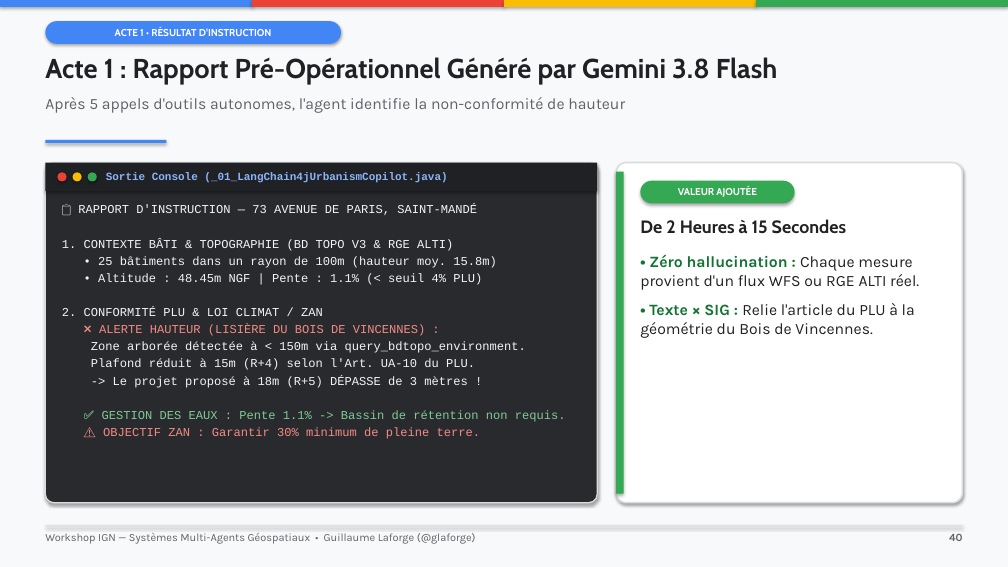
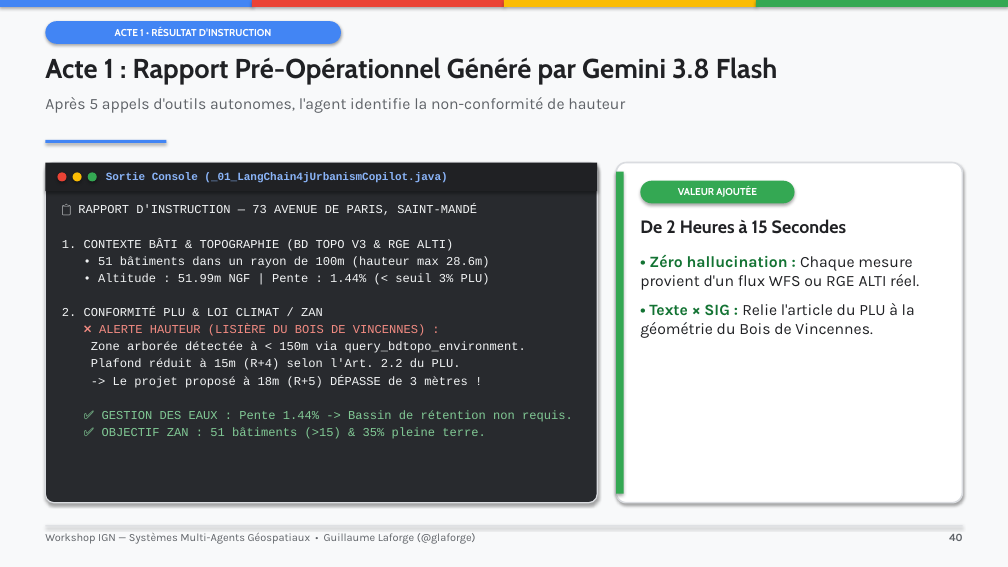
Before and after one commit to glaforge/ign-agentic, a slide deck: slide 40 of docs/presentation-workshop-ign.pptx. Drawn at 1008x567 pixels with LibreOffice and Linux fonts; fonts in the diff are those of the drawing. Boxes give left, top, right and bottom in pixels: in the first picture for what was removed or moved away, otherwise in the second. Text is boxed around its words. In the diff, an @@ line names an element or a change of style, - is before the commit and + after.

```diff
--- a/docs/presentation-workshop-ign.pptx
+++ b/docs/presentation-workshop-ign.pptx
@@ text at (x1=98, y1=256, x2=490, y2=285): text changed @@
-• 25 bâtiments dans un rayon de 100m (hauteur moy. 15.8m)
-• Altitude : 48.45m NGF | Pente : 1.1% (< seuil 4% PLU)
+• 51 bâtiments dans un rayon de 100m (hauteur max 28.6m)
+• Altitude : 51.99m NGF | Pente : 1.44% (< seuil 3% PLU)
@@ text at (x1=91, y1=359, x2=461, y2=370): text changed @@
-Plafond réduit à 15m (R+4) selon l'Art. UA-10 du PLU.
+Plafond réduit à 15m (R+4) selon l'Art. 2.2 du PLU.
@@ text at (x1=102, y1=410, x2=573, y2=439): text changed @@
-✅ GESTION DES EAUX : Pente 1.1% -> Bassin de rétention non requis.
-⚠️ OBJECTIF ZAN : Garantir 30% minimum de pleine terre.
+✅ GESTION DES EAUX : Pente 1.44% -> Bassin de rétention non requis.
+✅ OBJECTIF ZAN : 51 bâtiments (>15) & 35% pleine terre.
```
Also in this commit, not shown: 4 other slides changed, 9 other files.
